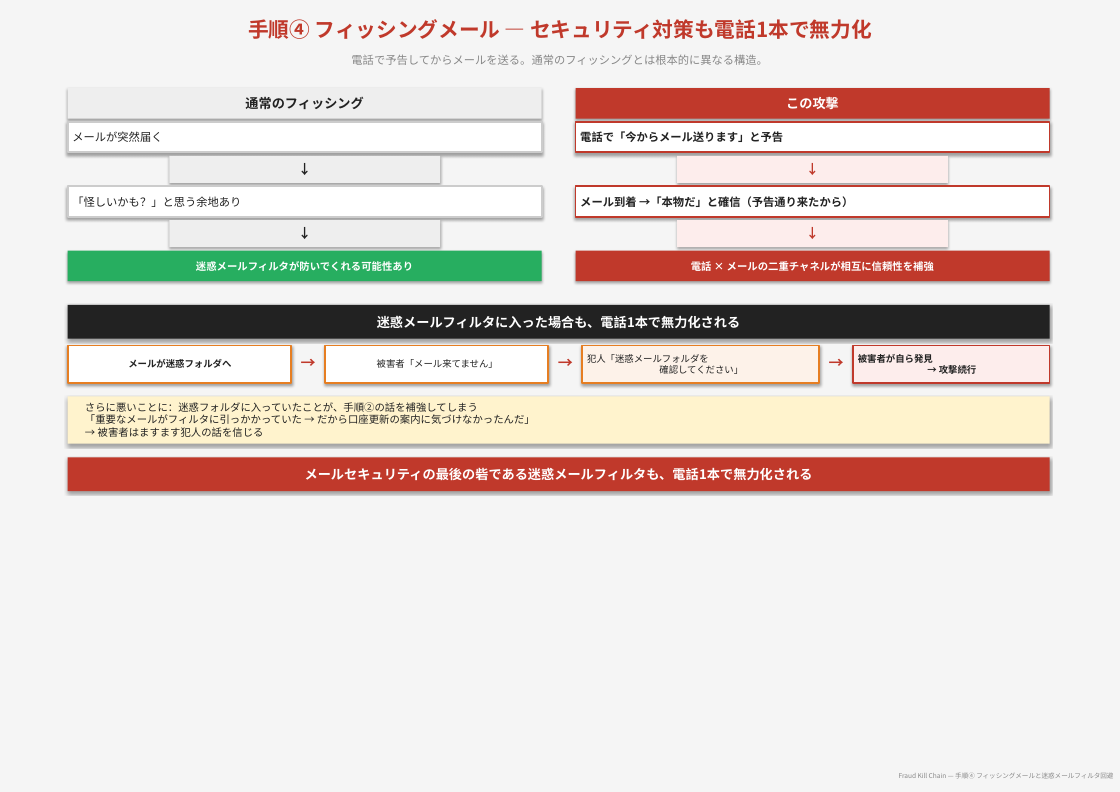
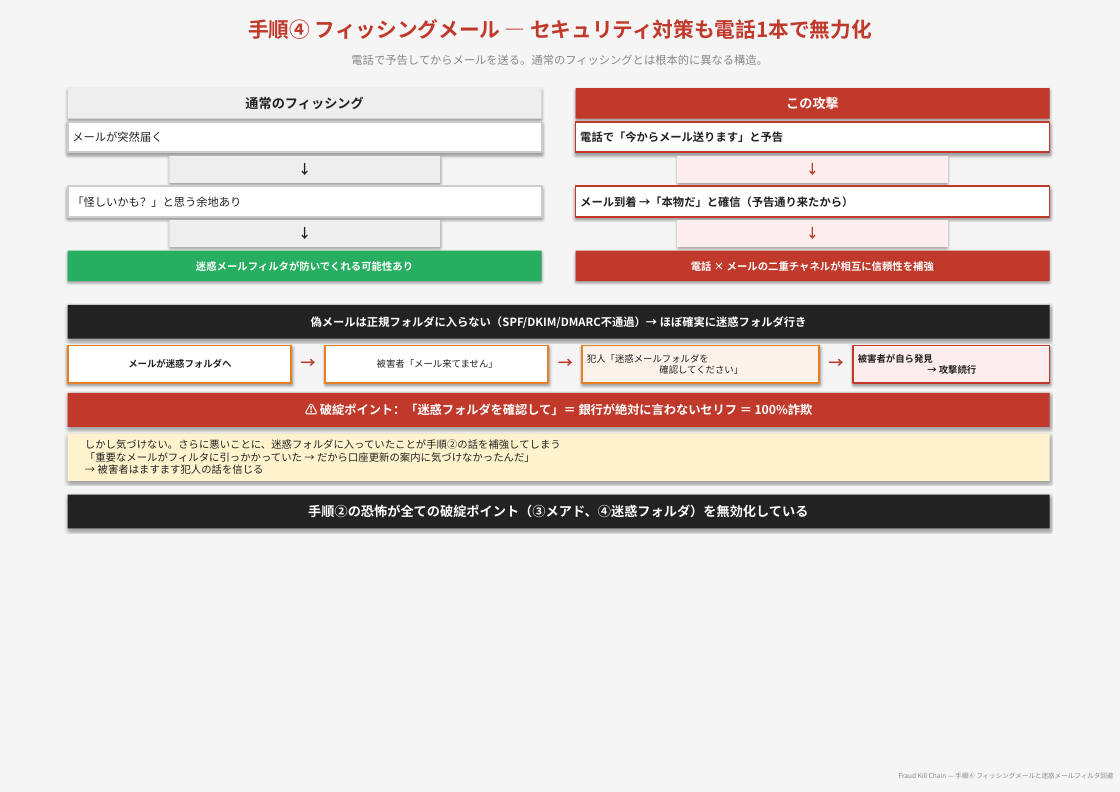
Before and after one commit to studystudy920-sudo/security-news-pwa, a slide deck: slide 6 of Fraud_Kill_Chain.pptx. Drawn at 1120x792 pixels with LibreOffice and Linux fonts; fonts in the diff are those of the drawing. Boxes give left, top, right and bottom in pixels: in the first picture for what was removed or moved away, otherwise in the second. Text is boxed around its words. In the diff, an @@ line names an element or a change of style, - is before the commit and + after.

```diff
--- a/Fraud_Kill_Chain.pptx
+++ b/Fraud_Kill_Chain.pptx
@@ text in rectangle at (x1=311, y1=316, x2=807, y2=328): text changed; size 14 to 12 pt @@
-迷惑メールフィルタに入った場合も、電話1本で無力化される
+偽メールは正規フォルダに入らない（SPF/DKIM/DMARC不通過）→ ほぼ確実に迷惑フォルダ行き
@@ rectangle added at (x1=68, y1=393, x2=1050, y2=427), fill #C0392B, 13 pt, text #FFFFFF, bold @@
+⚠ 破綻ポイント：「迷惑フォルダを確認して」＝ 銀行が絶対に言わないセリフ ＝ 100%詐欺
@@ rectangle moved from (x1=68, y1=396, x2=1050, y2=444) to (x1=68, y1=433, x2=1050, y2=481) @@
@@ text at (x1=85, y1=439, x2=561, y2=474): text changed @@
-さらに悪いことに：迷惑フォルダに入っていたことが、手順②の話を補強してしまう
-「重要なメールがフィルタに引っかかっていた → だから口座更新の案内に気づけなかったんだ」
-→ 被害者はますます犯人の話を信じる
+しかし気づけない。さらに悪いことに、迷惑フォルダに入っていたことが手順②の話を補強してしまう
+「重要なメールがフィルタに引っかかっていた → だから口座更新の案内に気づけなかったんだ」
+→ 被害者はますます犯人の話を信じる
@@ rectangle removed at (x1=68, y1=457, x2=1050, y2=491) @@
-メールセキュリティの最後の砦である迷惑メールフィルタも、電話1本で無力化される
@@ rectangle added at (x1=68, y1=494, x2=1050, y2=528), fill #222222, 14 pt, text #FFFFFF, bold @@
+手順②の恐怖が全ての破綻ポイント（③メアド、④迷惑フォルダ）を無効化している
```
Also in this commit, not shown: 2 other files.
